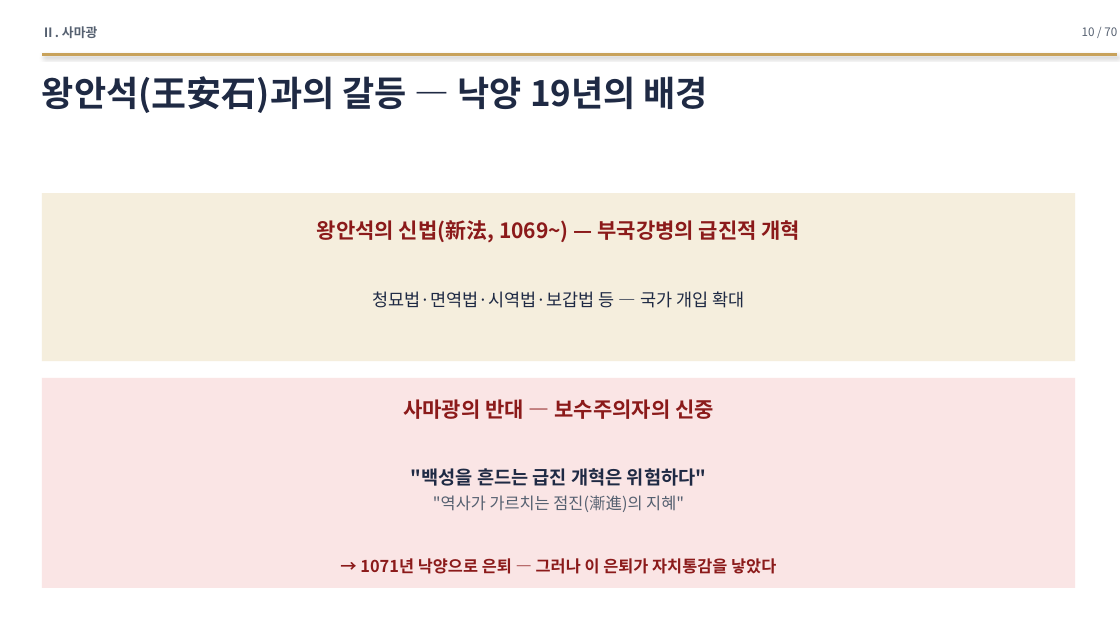
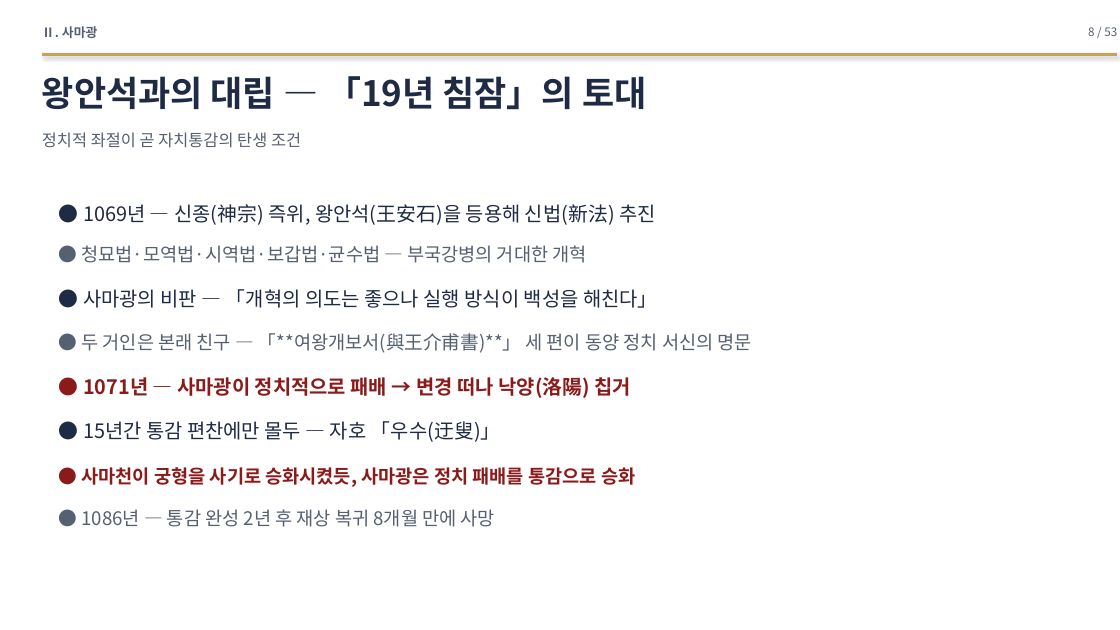
Before and after one commit to hpark1947/Oriental-Classics2, a slide deck: slide 8 of 발표자료/자치통감_발표자료.pptx (slide 10 before the commit). Drawn at 1120x630 pixels with LibreOffice and Linux fonts; fonts in the diff are those of the drawing. Boxes give left, top, right and bottom in pixels: in the first picture for what was removed or moved away, otherwise in the second. Text is boxed around its words. In the diff, an @@ line names an element or a change of style, - is before the commit and + after.

```diff
--- a/발표자료/자치통감_발표자료.pptx
+++ b/발표자료/자치통감_발표자료.pptx
@@ text at [1088,27,1117,36]: text changed @@
-10 / 70
+8 / 53
@@ text at [42,76,646,110]: text changed @@
-왕안석(王安石)과의 갈등 — 낙양 19년의 배경
+왕안석과의 대립 — 「19년 침잠」의 토대
@@ text added at [42,132,301,148], 14 pt, text #556070 @@
+정치적 좌절이 곧 자치통감의 탄생 조건
@@ rectangle removed at [42,193,1075,361] @@
@@ text at [82,204,752,527]: text changed; size 18 to 16 pt; text colour #8B1A1A to #556070; bold off @@
-왕안석의 신법(新法, 1069~) — 부국강병의 급진적 개혁
-청묘법·면역법·시역법·보갑법 등 — 국가 개입 확대
+● 1069년 — 신종(神宗) 즉위, 왕안석(王安石)을 등용해 신법(新法) 추진
+● 청묘법·모역법·시역법·보갑법·균수법 — 부국강병의 거대한 개혁
+● 사마광의 비판 — 「개혁의 의도는 좋으나 실행 방식이 백성을 해친다」
+● 두 거인은 본래 친구 — 「**여왕개보서(與王介甫書)**」 세 편이 동양 정치 서신의 명문
+● 1071년 — 사마광이 정치적으로 패배 → 변경 떠나 낙양(洛陽) 칩거
+● 15년간 통감 편찬에만 몰두 — 자호 「우수(迂叟)」
+● 사마천이 궁형을 사기로 승화시켰듯, 사마광은 정치 패배를 통감으로 승화
+● 1086년 — 통감 완성 2년 후 재상 복귀 8개월 만에 사망
@@ rectangle removed at [42,378,1075,588] @@
@@ text removed at [360,399,776,574] @@
-사마광의 반대 — 보수주의자의 신중
-"백성을 흔드는 급진 개혁은 위험하다"
-"역사가 가르치는 점진(漸進)의 지혜"
-→ 1071년 낙양으로 은퇴 — 그러나 이 은퇴가 자치통감을 낳았다
```
Also in this commit, not shown: 2 other slides changed, 50 slides added, 67 slides removed, 1 other file.
